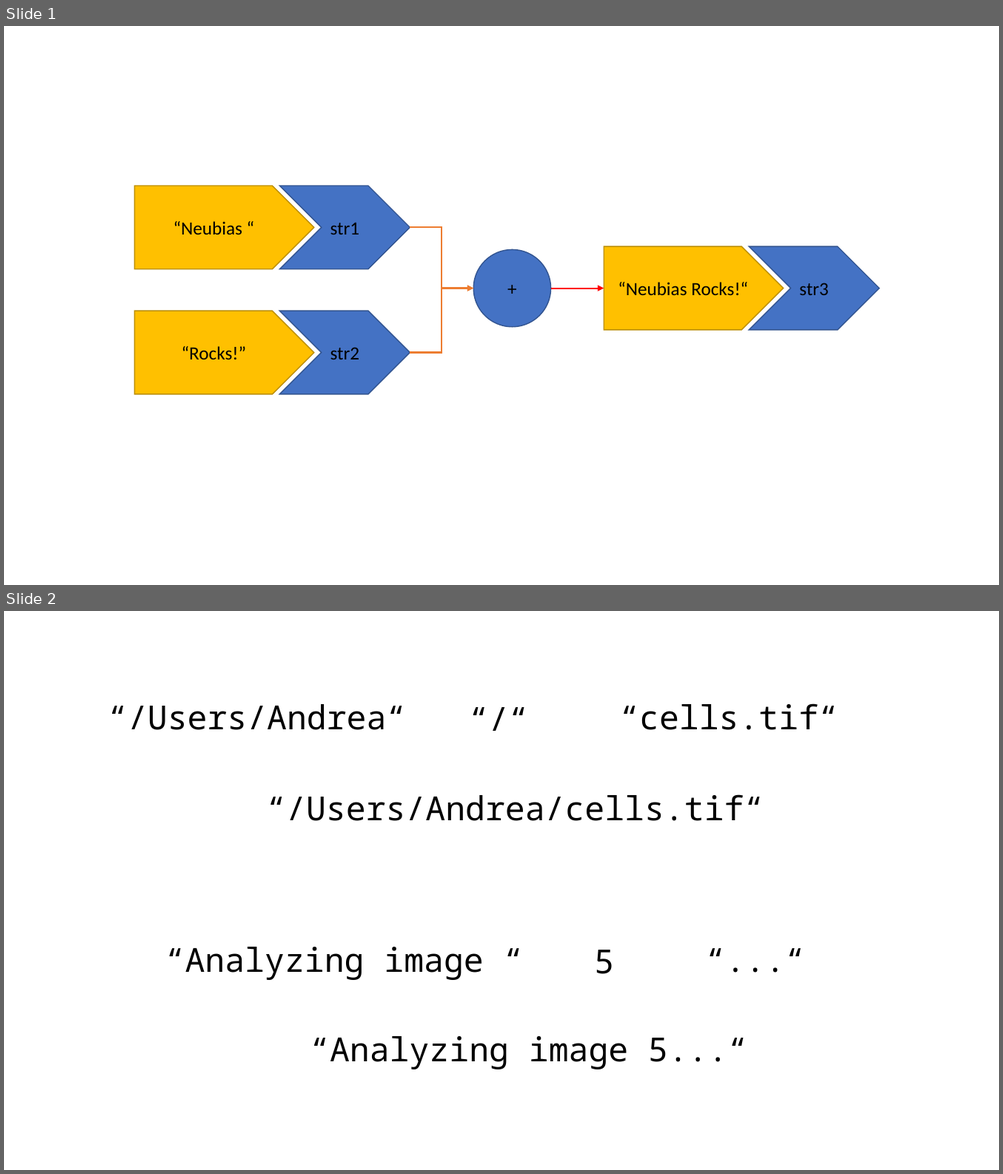
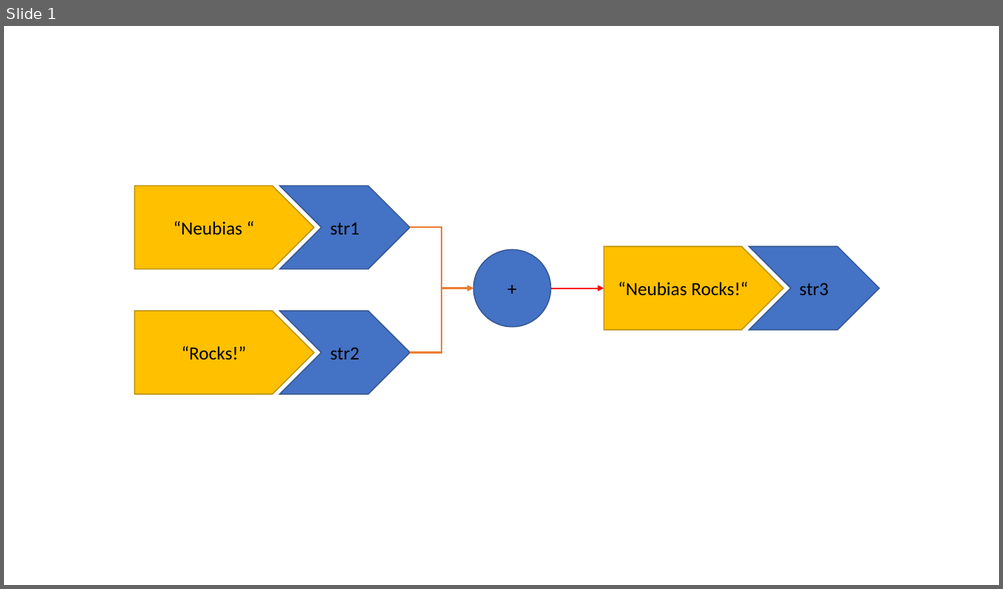
Before and after one commit to NEUBIAS/training-resources, a slide deck: figures/resources/string_concat.pptx. Shown one above the other, each under a label of ours: slides 1 and 2 before the commit, slide 1 after it. The pictures are 1003x1174 and 1003x589 pixels, drawn with LibreOffice and Linux fonts; fonts in the diff are those of the drawing. Boxes give left, top, right and bottom in pixels: in the first picture for what was removed or moved away, otherwise in the second. Text is boxed around its words. In the diff, an @@ line names an element or a change of style, - is before the commit and + after.

```diff
--- a/figures/resources/string_concat.pptx
+++ b/figures/resources/string_concat.pptx
@@ slide 2 removed at (4, 611, 999, 1170), background #FFFFFF @@
@@ text removed at (461, 695, 537, 742) @@
-“/“
@@ text removed at (108, 704, 406, 730) @@
-“/Users/Andrea“
@@ text removed at (619, 703, 838, 730) @@
-“cells.tif“
@@ text removed at (266, 795, 763, 821) @@
-“/Users/Andrea/cells.tif“
@@ text removed at (698, 936, 814, 983) @@
-“...“
@@ text removed at (165, 947, 483, 980) @@
-“Analyzing image “
@@ text removed at (594, 950, 614, 974) @@
-5
@@ text removed at (310, 1037, 747, 1070) @@
-“Analyzing image 5...“
```
Also in this commit, not shown: 1 slide added, 3 other files.
